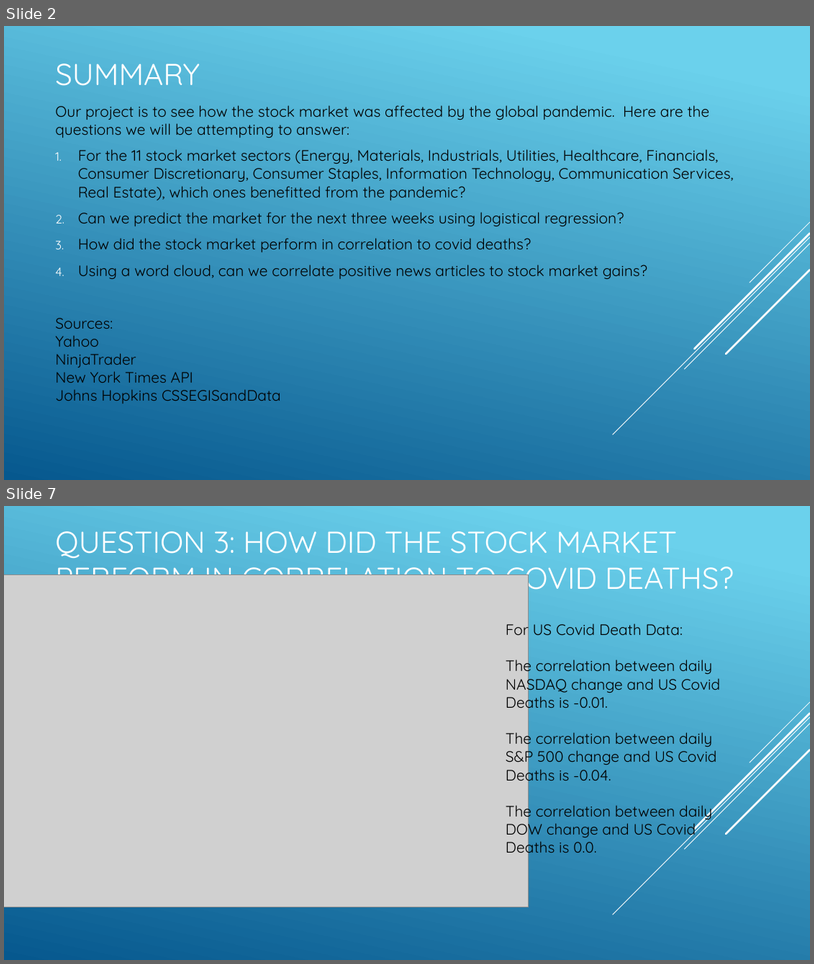
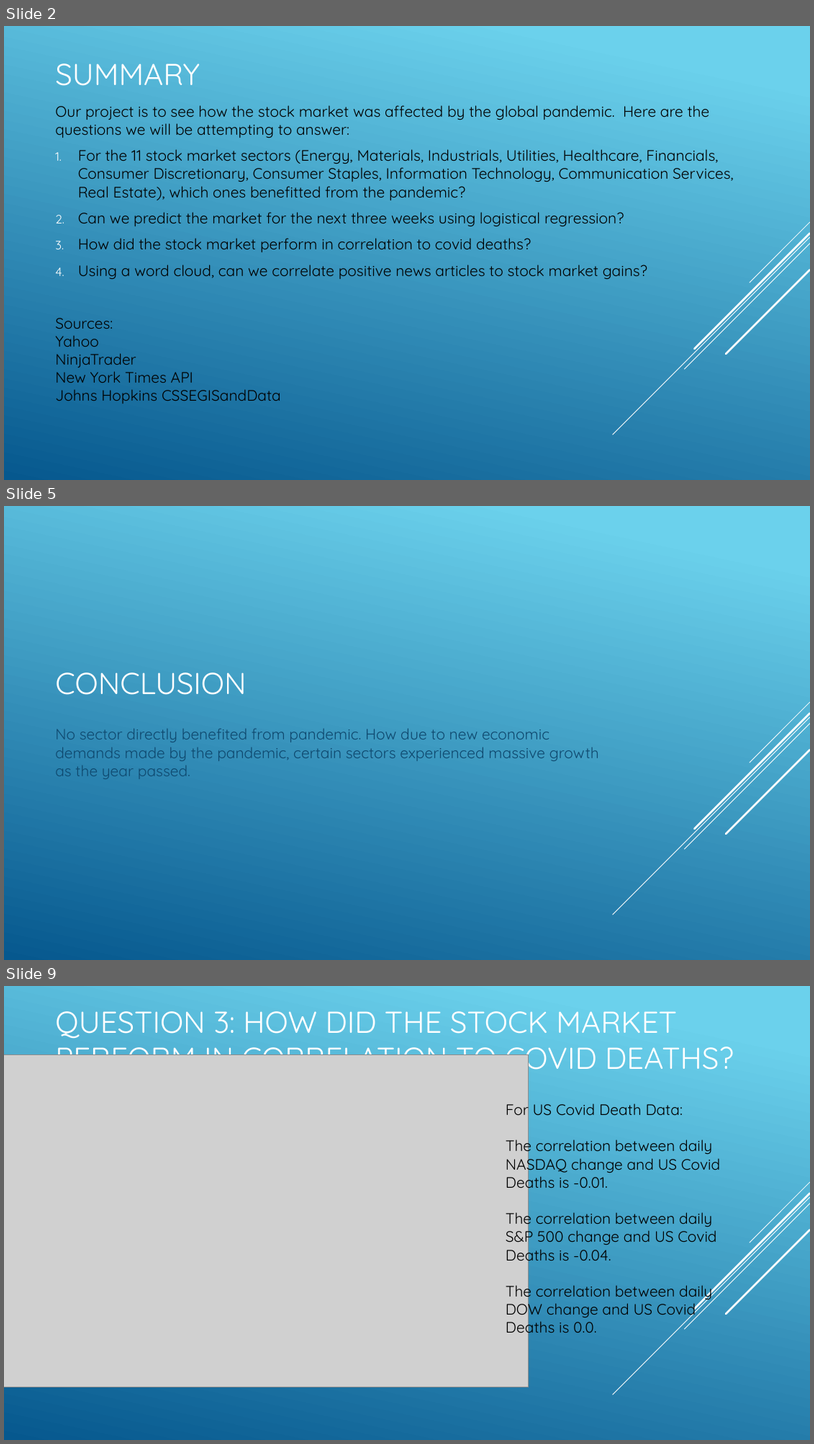
Before and after one commit to Bandelero/Covids-Effect-on-the-Stock-Market, a slide deck: Project1.pptx. Shown one above the other, each under a label of ours: slides 2 and 7 before the commit, slides 2, 5 and 9 after it; the slides between them are not shown. The pictures are 814x964 and 814x1444 pixels, drawn with LibreOffice and Linux fonts; fonts in the diff are those of the drawing; grey boxes stand for pictures. Boxes give left, top, right and bottom in pixels: in the first picture for what was removed or moved away, otherwise in the second. Text is boxed around its words. In the diff, an @@ line names an element or a change of style, - is before the commit and + after.

```diff
--- a/Project1.pptx
+++ b/Project1.pptx
@@ slide 5 added at (x1=4, y1=506, x2=810, y2=960), background gradient #6ED2EB to #06588E; not listed: 5 template elements that a slide beside it also shows @@
@@ title added at (x1=55, y1=672, x2=246, y2=695), 36 pt, text #FFFFFF @@
+CONCLUSION
@@ text added at (x1=55, y1=728, x2=599, y2=779), 18 pt, text #0F496F @@
+No sector directly benefited from pandemic. How due to new economic demands made by the pandemic, certain sectors experienced massive growth as the year passed.
@@ what was slide 7 is now slide 9 @@
```
Also in this commit, not shown: 3 slides changed, 2 other slides added, 1 slide removed.
